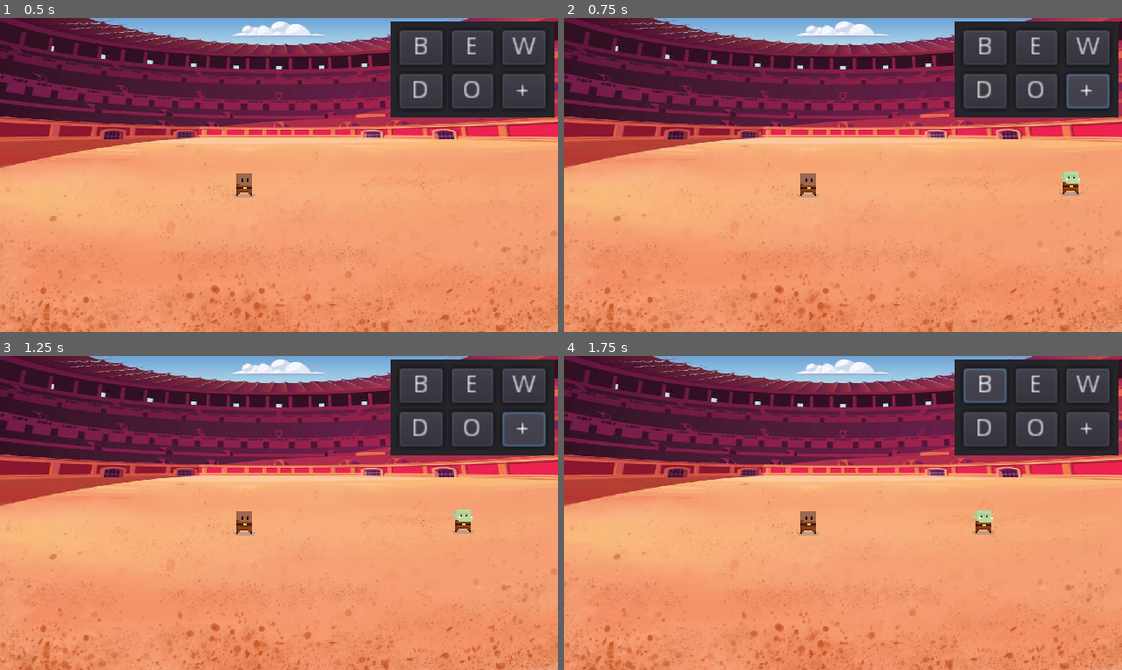
Above: before the commit, frames 1-4 (two rows, left to right).
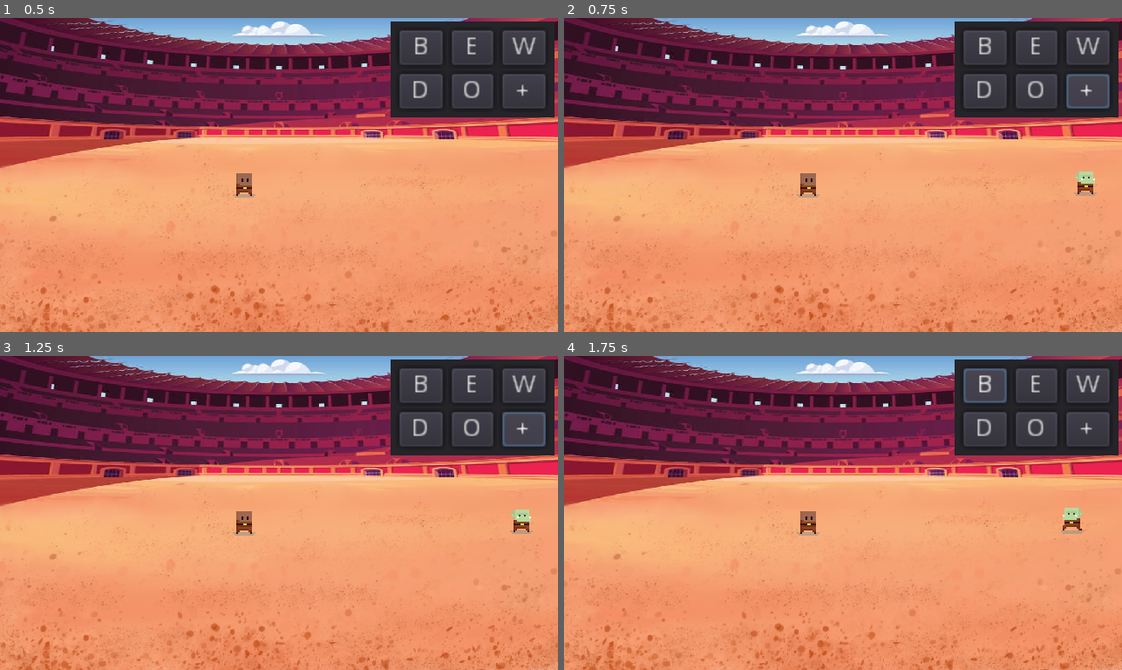
Above: after the commit, the same moments.

Repository: woliveira82/godot-arena
Game: Godot game, scene res://src/game/levels/Arena.tscn
The game is run twice, just before and just after one commit, with the same random seed, the same clock (stepped at 60 frames per second) and the same inputs.
Inputs:
- Up to frame 1 (0.5 s): no input
- Up to frame 2 (0.75 s): click "+" at 0.5 s
- Up to frame 3 (1.25 s): no input
- Up to frame 4 (1.75 s): click "B" at 1.25 s

Frame 1 is identical in both runs. In frame 2, 0.4% of the frame differs, in the area x 88-96%, y 48-57%; in frame 3, 0.5%; in frame 4, 0.5%, in the area x 73-94%, y 48-57%.

Commit message:
feat: add enemy animation and states

Diff:
--- a/src/game/characters/Enemy.gd
+++ b/src/game/characters/Enemy.gd
@@ -4,49 +4,92 @@
 const MAX_SPEED = 50
 const FRICTION = 500
 
+enum {
+	IDLE,
+	MOVE,
+	ATTACK,
+	DAMAGE
+}
+
 onready var animated_sprite = $AnimatedSprite
+onready var timer_idle = $TimerIdle
 
 var rng = RandomNumberGenerator.new()
+var state = IDLE
 var velocity = Vector2.ZERO
 var allow_input = true
 var enemy = null
+var stand_still = false
 
 export var alt_animation = false
 
 
+func _ready():
+	_set_idle(1.0, IDLE)
+
+
 func _physics_process(delta):
-	if enemy == null:
-		print('no enemy')
-		return
+	if not stand_still:
+		state = ATTACK if _close_to(enemy) else MOVE
 
-	if _close_to(enemy):
-		_attack()
+	match state:
+		IDLE: _idle(delta)
+		MOVE: _move_toward(enemy, delta)
+		ATTACK: _attack(delta)
+		DAMAGE: _damage(delta)
 
-	else:
-		_walk_toward(enemy, delta)
-
+	_flip_sprite(velocity.x)
 	velocity = move_and_slide(velocity)
 
 
 func set_enemy(new_enemy):
-	print("set_enemy(new_enemy):")
 	enemy = new_enemy
 
 
 func _close_to(target_enemy):
-	print(target_enemy.global_position)
-	return false
+	return global_position.distance_to(target_enemy.global_position) < 15
 
 
-func _attack():
-	print("Attack")
+func _flip_sprite(x_velocity):
+	if x_velocity < 0:
+		animated_sprite.flip_h = true
+
+	elif x_velocity > 0:
+		animated_sprite.flip_h = false
 
 
-func _walk_toward(target_enemy, delta):
-	var target = target_enemy.position - global_position
-	velocity = velocity.move_toward(target.normalized() * MAX_SPEED, ACCELERATION * delta)
+func _idle(delta):
+	animated_sprite.play("Idle 1")
+	velocity = velocity.move_toward(Vector2.ZERO, FRICTION * delta)
 
 
-func _on_Hurtbox_hit(body):
-	print("Hit")
-	print(body.position)
+func _attack(delta):
+	animated_sprite.play("Attack")
+	velocity = velocity.move_toward(Vector2.ZERO, FRICTION * delta)
+
+
+func _damage(delta):
+	animated_sprite.play("Damage")
+	velocity = velocity.move_toward(Vector2.ZERO, FRICTION * delta)
+
+
+func _move_toward(target_enemy, delta):
+	animated_sprite.play("Run")
+	var direction = global_position.direction_to(target_enemy.global_position)
+	velocity = velocity.move_toward(direction * MAX_SPEED, ACCELERATION * delta)
+
+
+func _set_idle(duration, new_state):
+	stand_still = true
+	timer_idle.start(duration)
+	state = new_state
+
+
+func _on_Hurtbox_hit(area):
+	_set_idle(0.5, DAMAGE)
+	var push_force = 150 if area.global_position.x < position.x else -150
+	velocity.x += push_force
+
+
+func _on_TimerIdle_timeout():
+	stand_still = false
--- a/src/game/characters/Enemy.tscn
+++ b/src/game/characters/Enemy.tscn
@@ -5,7 +5,7 @@
 [ext_resource path="res://src/game/utils/Hurtbox.tscn" type="PackedScene" id=3]
 
 [sub_resource type="CapsuleShape2D" id=1]
-radius = 1.0
+radius = 1.99999
 height = 6.0
 
 [sub_resource type="CapsuleShape2D" id=2]
@@ -31,6 +31,9 @@
 position = Vector2( -0.5, -7.5 )
 shape = SubResource( 2 )
 
+[node name="TimerIdle" type="Timer" parent="."]
+
 [connection signal="hit" from="Hurtbox" to="." method="_on_Hurtbox_hit"]
+[connection signal="timeout" from="TimerIdle" to="." method="_on_TimerIdle_timeout"]
 
 [editable path="Hurtbox"]
--- a/src/game/characters/Player.gd
+++ b/src/game/characters/Player.gd
@@ -3,9 +3,6 @@
 const ACCELERATION = 500
 const MAX_SPEED = 50
 const FRICTION = 500
-
-onready var animated_sprite = $AnimatedSprite
-onready var timer_input = $TimerInput
 
 enum {
 	IDLE,
@@ -14,6 +11,9 @@
 	DAMAGE,
 	DYING
 }
+
+onready var animated_sprite = $AnimatedSprite
+onready var timer_input = $TimerInput
 
 var state = MOVE
 var rng = RandomNumberGenerator.new()
@@ -38,20 +38,11 @@
 			state = IDLE if input == Vector2.ZERO else MOVE
 
 	match state:
-		IDLE:
-			_idle(delta)
-
-		MOVE:
-			_move(delta, input)
-
-		ATTACK:
-			_attack(delta)
-
-		DAMAGE:
-			_damage(delta)
-
-		DYING:
-			_dying(delta)
+		IDLE: _idle(delta)
+		MOVE: _move(delta, input)
+		ATTACK: _attack(delta)
+		DAMAGE: _damage(delta)
+		DYING: _dying(delta)
 
 	velocity = move_and_slide(velocity)
 
@@ -68,7 +59,6 @@
 func _flip_sprite(x_input):
 	if x_input > 0:
 		animated_sprite.flip_h = false
-
 
 	elif x_input < 0:
 		animated_sprite.flip_h = true
--- a/src/game/characters/Player.tscn
+++ b/src/game/characters/Player.tscn
@@ -5,7 +5,7 @@
 [ext_resource path="res://src/game/utils/Hurtbox.tscn" type="PackedScene" id=3]
 
 [sub_resource type="CapsuleShape2D" id=15]
-radius = 1.0
+radius = 1.99999
 height = 6.0
 
 [sub_resource type="CapsuleShape2D" id=16]
--- a/src/game/characters/resources/Orc.tres
+++ b/src/game/characters/resources/Orc.tres
@@ -13,6 +13,18 @@
 [sub_resource type="AtlasTexture" id=3]
 atlas = ExtResource( 1 )
 region = Rect2( 0, 32, 16, 16 )
+
+[sub_resource type="AtlasTexture" id=26]
+atlas = ExtResource( 1 )
+region = Rect2( 16, 32, 16, 16 )
+
+[sub_resource type="AtlasTexture" id=27]
+atlas = ExtResource( 1 )
+region = Rect2( 0, 32, 16, 16 )
+
+[sub_resource type="AtlasTexture" id=28]
+atlas = ExtResource( 1 )
+region = Rect2( 0, 0, 16, 16 )
 
 [sub_resource type="AtlasTexture" id=4]
 atlas = ExtResource( 1 )
@@ -103,20 +115,25 @@
 "frames": [ SubResource( 1 ), SubResource( 2 ), SubResource( 3 ) ],
 "loop": true,
 "name": "Attack",
-"speed": 5.0
+"speed": 6.0
+}, {
+"frames": [ SubResource( 26 ), SubResource( 26 ), SubResource( 27 ), SubResource( 28 ) ],
+"loop": true,
+"name": "Damage",
+"speed": 6.0
 }, {
 "frames": [ SubResource( 4 ), SubResource( 5 ), SubResource( 6 ) ],
 "loop": true,
 "name": "Idle 1",
-"speed": 5.0
+"speed": 1.0
 }, {
 "frames": [ SubResource( 15 ), SubResource( 16 ), SubResource( 17 ), SubResource( 18 ), SubResource( 19 ), SubResource( 20 ), SubResource( 21 ), SubResource( 22 ), SubResource( 23 ), SubResource( 24 ), SubResource( 25 ) ],
 "loop": true,
 "name": "Idle 2",
-"speed": 5.0
+"speed": 10.0
 }, {
 "frames": [ SubResource( 7 ), SubResource( 8 ), SubResource( 7 ), SubResource( 9 ), SubResource( 10 ), SubResource( 11 ), SubResource( 12 ), SubResource( 13 ) ],
 "loop": true,
 "name": "Run",
-"speed": 5.0
+"speed": 8.0
 } ]
--- a/src/game/characters/resources/White.tres
+++ b/src/game/characters/resources/White.tres
@@ -13,6 +13,18 @@
 [sub_resource type="AtlasTexture" id=41]
 atlas = ExtResource( 1 )
 region = Rect2( 0, 32, 16, 16 )
+
+[sub_resource type="AtlasTexture" id=42]
+atlas = ExtResource( 1 )
+region = Rect2( 16, 32, 16, 16 )
+
+[sub_resource type="AtlasTexture" id=43]
+atlas = ExtResource( 1 )
+region = Rect2( 0, 32, 16, 16 )
+
+[sub_resource type="AtlasTexture" id=44]
+atlas = ExtResource( 1 )
+region = Rect2( 0, 0, 16, 16 )
 
 [sub_resource type="AtlasTexture" id=30]
 atlas = ExtResource( 1 )
@@ -109,6 +121,11 @@
 "name": "Attack",
 "speed": 3.0
 }, {
+"frames": [ SubResource( 42 ), SubResource( 42 ), SubResource( 43 ), SubResource( 44 ) ],
+"loop": true,
+"name": "Damage",
+"speed": 6.0
+}, {
 "frames": [ SubResource( 30 ), SubResource( 31 ), SubResource( 32 ) ],
 "loop": true,
 "name": "Idle 1",
--- a/src/game/levels/Arena.tscn
+++ b/src/game/levels/Arena.tscn
@@ -10,8 +10,6 @@
 [sub_resource type="Theme" id=2]
 
 [sub_resource type="Theme" id=3]
-
-[sub_resource type="CircleShape2D" id=4]
 
 [node name="Arena" type="Control"]
 anchor_right = 1.0
@@ -91,14 +89,6 @@
 theme = SubResource( 3 )
 text = "+"
 
-[node name="HitboxTeste" type="Area2D" parent="."]
-position = Vector2( 20, 110 )
-collision_layer = 0
-collision_mask = 4
-
-[node name="CollisionShape2D" type="CollisionShape2D" parent="HitboxTeste"]
-shape = SubResource( 4 )
-
 [node name="YSort" type="YSort" parent="."]
 
 [node name="Player" parent="YSort" instance=ExtResource( 2 )]
--- a/src/game/utils/Hurtbox.gd
+++ b/src/game/utils/Hurtbox.gd
@@ -3,7 +3,7 @@
 onready var timer = $Timer
 onready var collision_shape = $CollisionShape2D
 
-signal hit(body)
+signal hit(area)
 
 var invencible = false
 
@@ -13,9 +13,6 @@
 
 
 func _on_Hurtbox_area_entered(area):
-	print('area.position')
-	print(area.global_position)
-
 	if not invencible:
 		invencible = true
 		emit_signal('hit', area)
Not shown: 1 places in src/game/characters/resources/Orc.tres that only renumber resources
Not shown: 1 places in src/game/characters/resources/White.tres that only renumber resources
Not shown: 1 places in src/game/levels/Arena.tscn that only renumber resources
